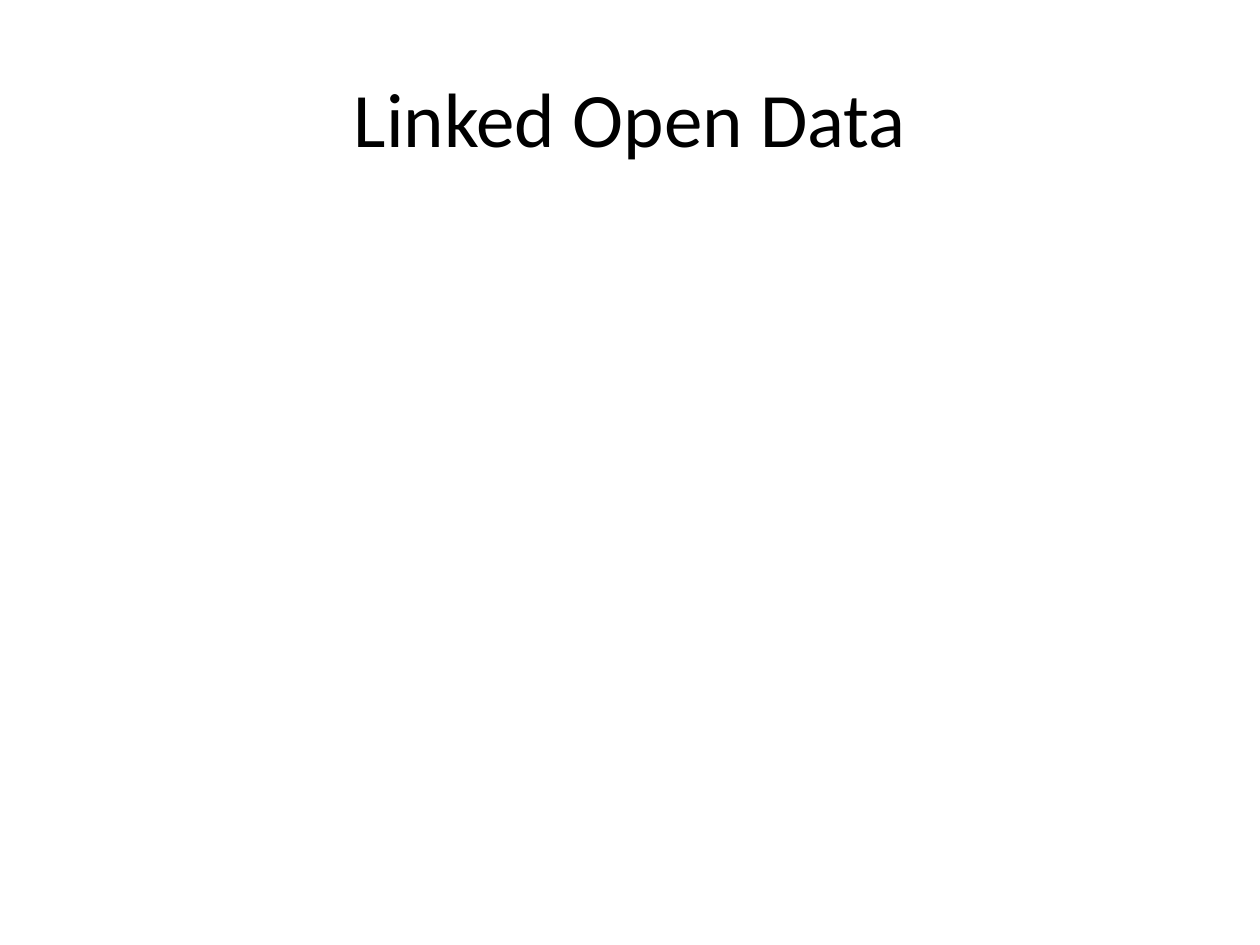
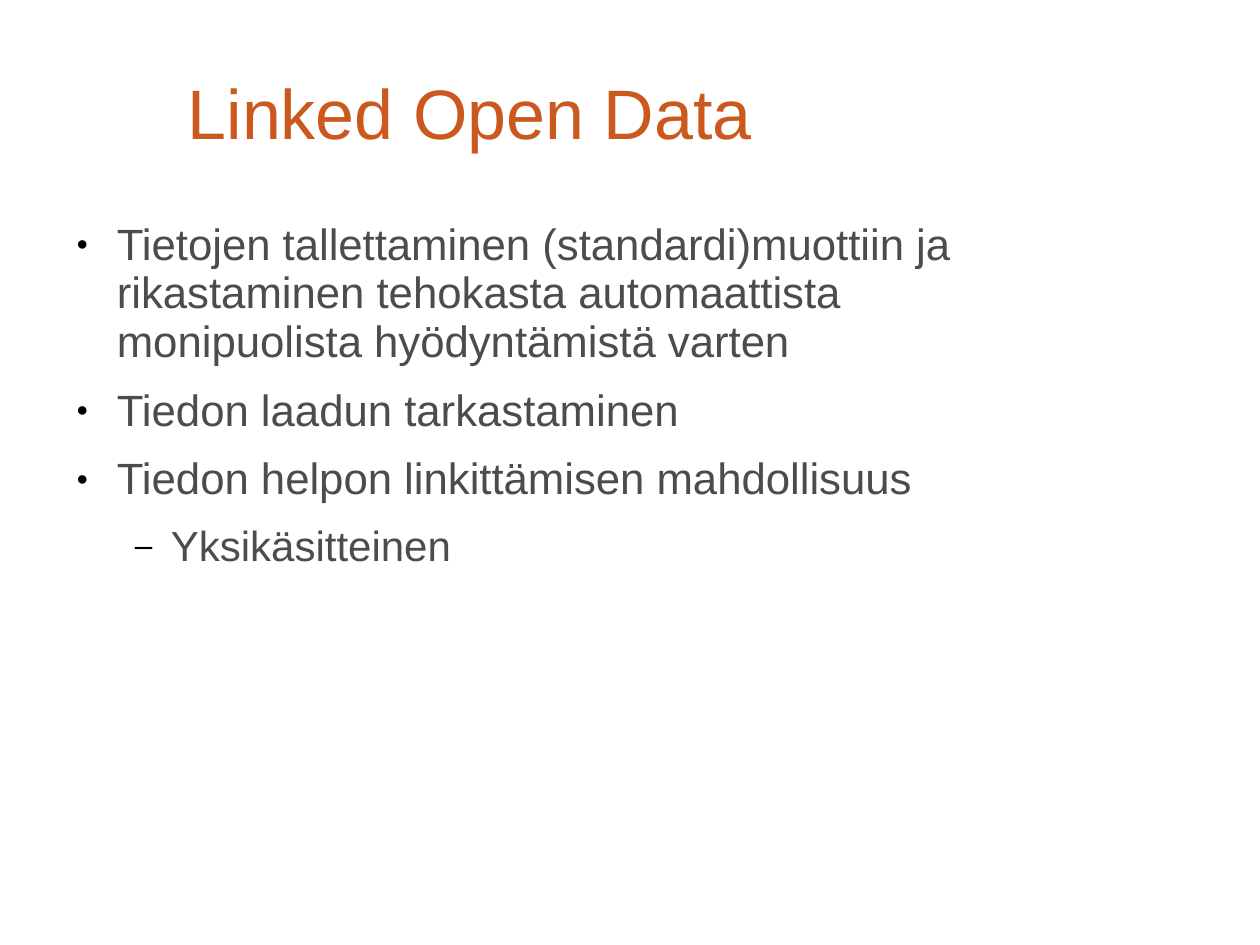
Before and after one commit to mysema/aluesarjat, a slide deck: slide 4 of doc/LOD.pptx (slide 3 before the commit). Drawn at 1260x945 pixels with LibreOffice and Linux fonts; fonts in the diff are those of the drawing; background and template pictures are left out. Boxes give left, top, right and bottom in pixels: in the first picture for what was removed or moved away, otherwise in the second. Text is boxed around its words. In the diff, an @@ line names an element or a change of style, - is before the commit and + after.

```diff
--- a/doc/LOD.pptx
+++ b/doc/LOD.pptx
@@ title "Linked Open Data" at (188, 88, 752, 152): size 44 to 40 pt, font Calibri to Arial, text colour #000000 to #CB591E; line spacing 1 to 0.93 @@
@@ text added at (117, 228, 950, 562), 25 pt, text #4C4C4C @@
+● Tietojen tallettaminen (standardi)muottiin ja rikastaminen tehokasta automaattista monipuolista hyödyntämistä varten
+● Tiedon laadun tarkastaminen
+● Tiedon helpon linkittämisen mahdollisuus
+  – Yksikäsitteinen
```
Also in this commit, not shown: 10 other slides changed, 2 slides added, 1 slide removed.
